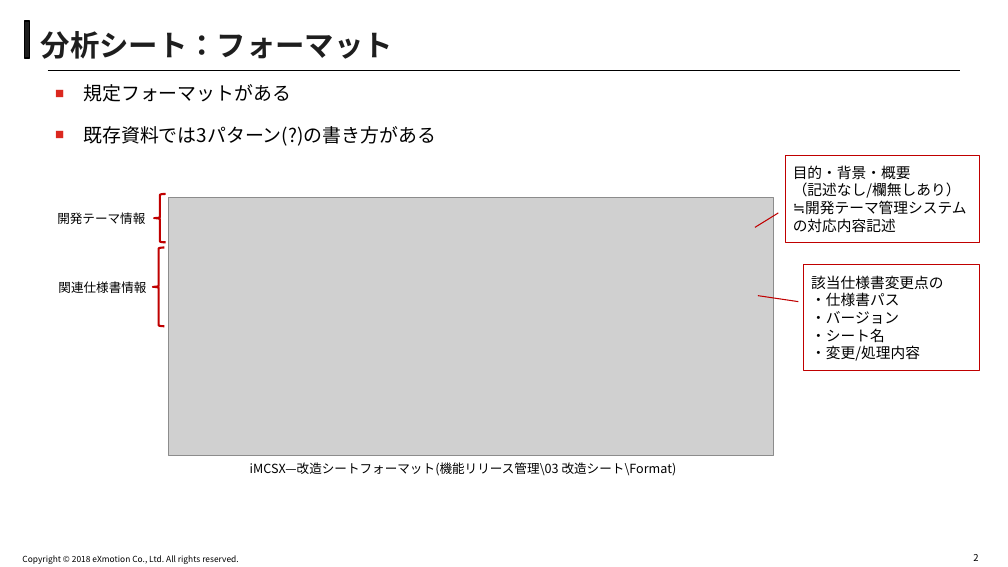
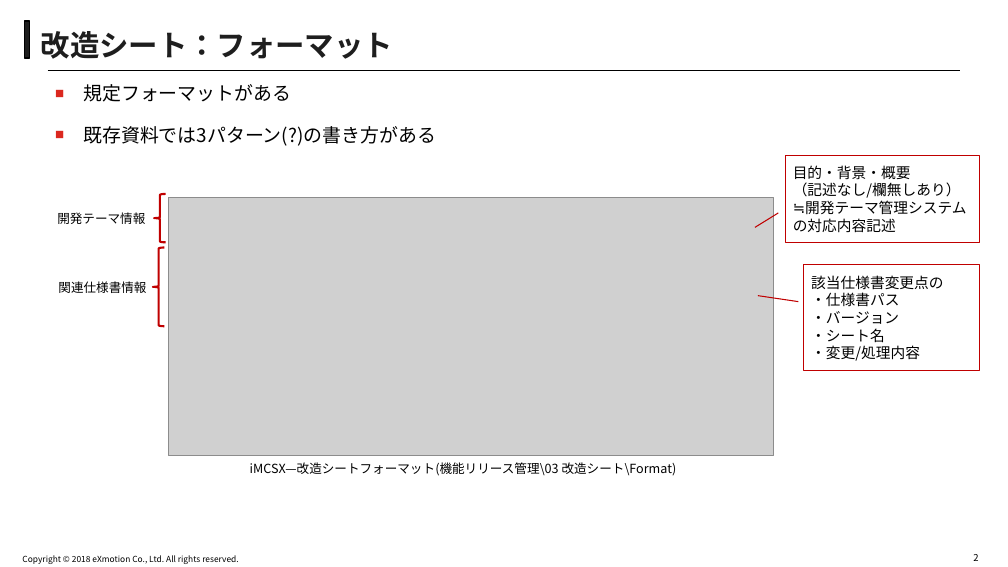
Before and after one commit to akirasueyoshi/nikon_work, a slide deck: slide 2 of 改造シート_exmPC.pptx. Drawn at 1008x567 pixels with LibreOffice and Linux fonts; fonts in the diff are those of the drawing; grey boxes stand for pictures; background and template pictures are left out. Boxes give left, top, right and bottom in pixels: in the first picture for what was removed or moved away, otherwise in the second. Text is boxed around its words. In the diff, an @@ line names an element or a change of style, - is before the commit and + after.

```diff
--- a/改造シート_exmPC.pptx
+++ b/改造シート_exmPC.pptx
@@ title at [41,31,393,59]: text changed @@
-分析シート：フォーマット
+改造シート：フォーマット
```
Also in this commit, not shown: 6 other slides changed.
